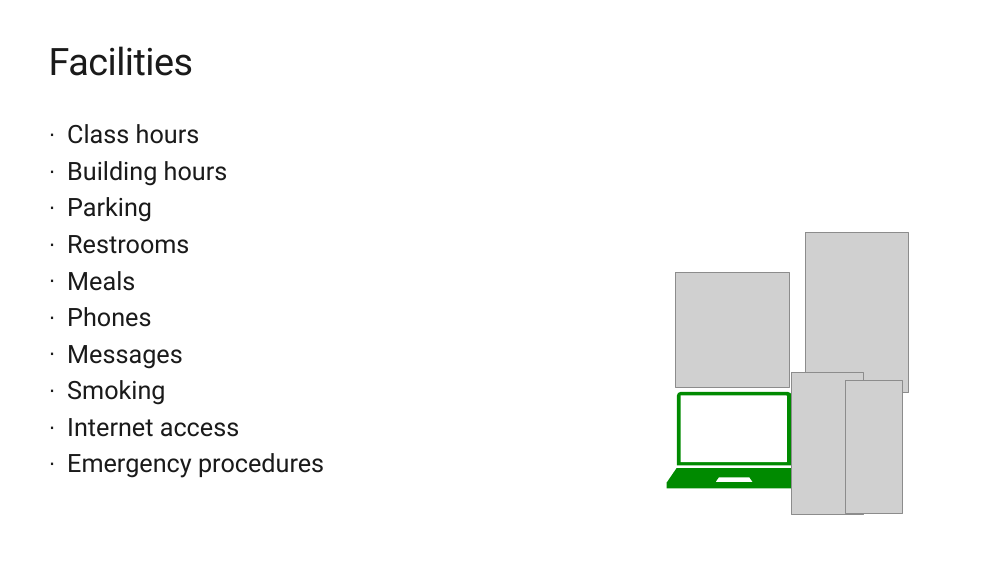
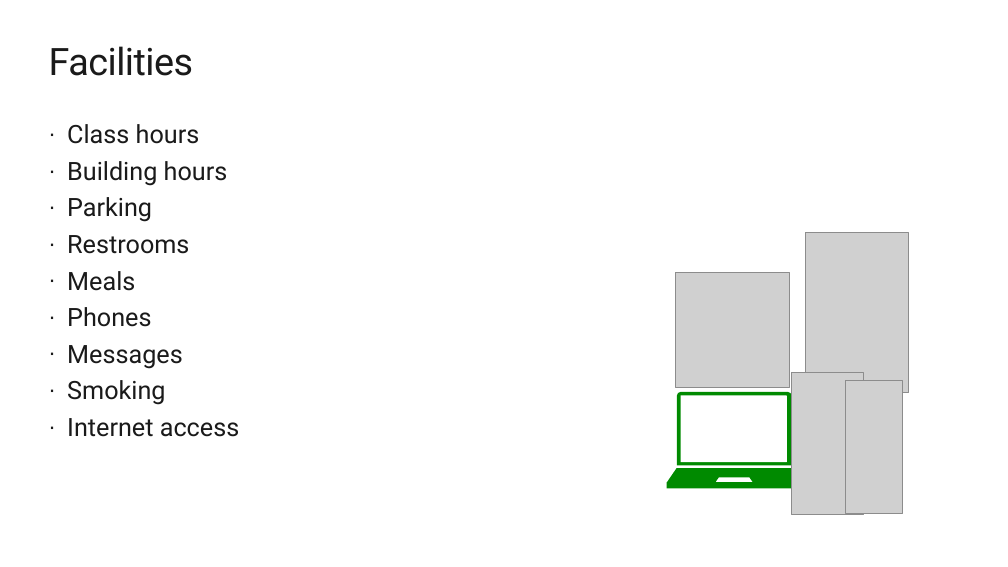
Before and after one commit to renaudwangler/ib, a slide deck: slide 2 of ib1/extra/AZ-900AIntro.pptx. Drawn at 1008x567 pixels with LibreOffice and Linux fonts; fonts in the diff are those of the drawing; grey boxes stand for pictures. Boxes give left, top, right and bottom in pixels: in the first picture for what was removed or moved away, otherwise in the second. Text is boxed around its words. In the diff, an @@ line names an element or a change of style, - is before the commit and + after.

```diff
--- a/ib1/extra/AZ-900AIntro.pptx
+++ b/ib1/extra/AZ-900AIntro.pptx
@@ text at box(67, 453, 324, 478): paragraph removed @@
-· Emergency procedures
```
Also in this commit, not shown: 3 other slides changed, 4 other files.
